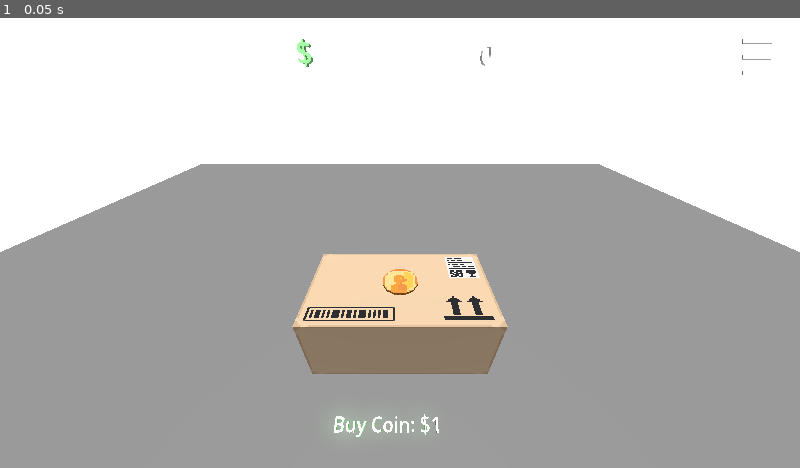
Above: before the commit, frame 1.
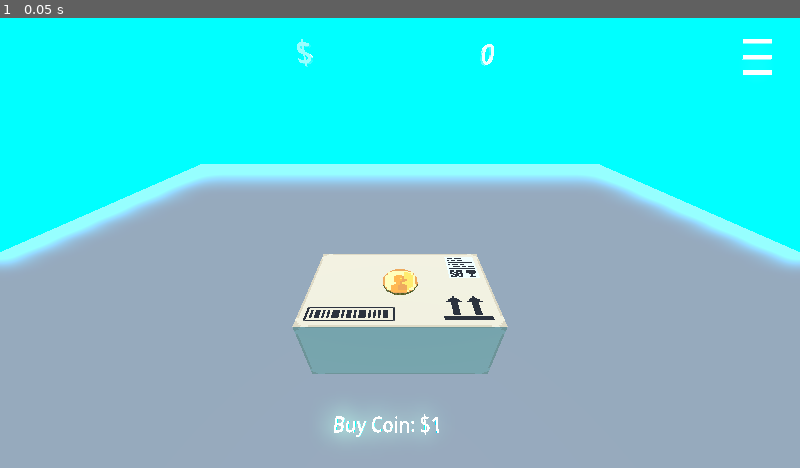
Above: after the commit, the same moment.

Repository: matupper/Idle-Gambler
Game: Godot game, scene res://Scenes/world.tscn
Same seed, same stepped clock (60 frames per second), same inputs: the game is played once before the commit and once after it.
Inputs:
- Up to frame 1 (0.05 s): no input

The runs differ from the first frame. In frame 1, 99% of the frame differs, in the area x 0-100%, y 0-100%.

Commit message:
Small changes, rare coin sfx

Diff:
--- a/Scenes/coin.tscn
+++ b/Scenes/coin.tscn
@@ -1,8 +1,9 @@
-[gd_scene load_steps=11 format=3 uid="uid://bwmf2dggsj3l5"]
+[gd_scene load_steps=12 format=3 uid="uid://bwmf2dggsj3l5"]
 
 [ext_resource type="PackedScene" uid="uid://8h28p758yre2" path="res://Assets/Coin assets/Coin.glb" id="1_jk5jd"]
 [ext_resource type="Script" path="res://Scripts/coin.gd" id="1_qwc5r"]
 [ext_resource type="AudioStream" uid="uid://ckv6vuld4p40y" path="res://Assets/SFX/coinFlip.wav" id="3_2icok"]
+[ext_resource type="AudioStream" uid="uid://chx2n2ctrnkb6" path="res://Assets/SFX/powerUp.wav" id="4_bcocw"]
 
 [sub_resource type="CylinderShape3D" id="CylinderShape3D_un6hs"]
 height = 0.242715
@@ -93,10 +94,10 @@
 tracks/2/interp = 1
 tracks/2/loop_wrap = true
 tracks/2/keys = {
-"times": PackedFloat32Array(0),
-"transitions": PackedFloat32Array(1),
-"update": 1,
-"values": [ExtResource("3_2icok")]
+"times": PackedFloat32Array(0, 1),
+"transitions": PackedFloat32Array(1, 1),
+"update": 1,
+"values": [ExtResource("3_2icok"), ExtResource("4_bcocw")]
 }
 tracks/3/type = "value"
 tracks/3/imported = false
@@ -105,10 +106,10 @@
 tracks/3/interp = 1
 tracks/3/loop_wrap = true
 tracks/3/keys = {
-"times": PackedFloat32Array(0),
-"transitions": PackedFloat32Array(1),
-"update": 1,
-"values": [true]
+"times": PackedFloat32Array(0, 1),
+"transitions": PackedFloat32Array(1, 1),
+"update": 1,
+"values": [true, true]
 }
 
 [sub_resource type="Animation" id="Animation_gtp8p"]
--- a/Scenes/table.tscn
+++ b/Scenes/table.tscn
@@ -13,6 +13,8 @@
 
 [node name="Table2" parent="." instance=ExtResource("3_up3ar")]
 transform = Transform3D(1, 0, 0, 0, 1, 0, 0, 0, 1, 0, -0.37, 0)
+visible = false
 
 [node name="Table3" parent="." instance=ExtResource("4_p6n55")]
 transform = Transform3D(1, 0, 0, 0, 1, 0, 0, 0, 1, 0, -3.62, 0)
+visible = false
--- a/Scenes/world.tscn
+++ b/Scenes/world.tscn
@@ -8,7 +8,8 @@
 [ext_resource type="PackedScene" uid="uid://p8qio2kn8lnr" path="res://Scenes/upgrade_button.tscn" id="3_j8fbb"]
 
 [sub_resource type="Environment" id="Environment_x744l"]
-background_color = Color(0.529412, 0.819608, 1, 1)
+background_mode = 1
+background_color = Color(0, 0.647059, 0.913725, 1)
 glow_enabled = true
 glow_blend_mode = 4
 
